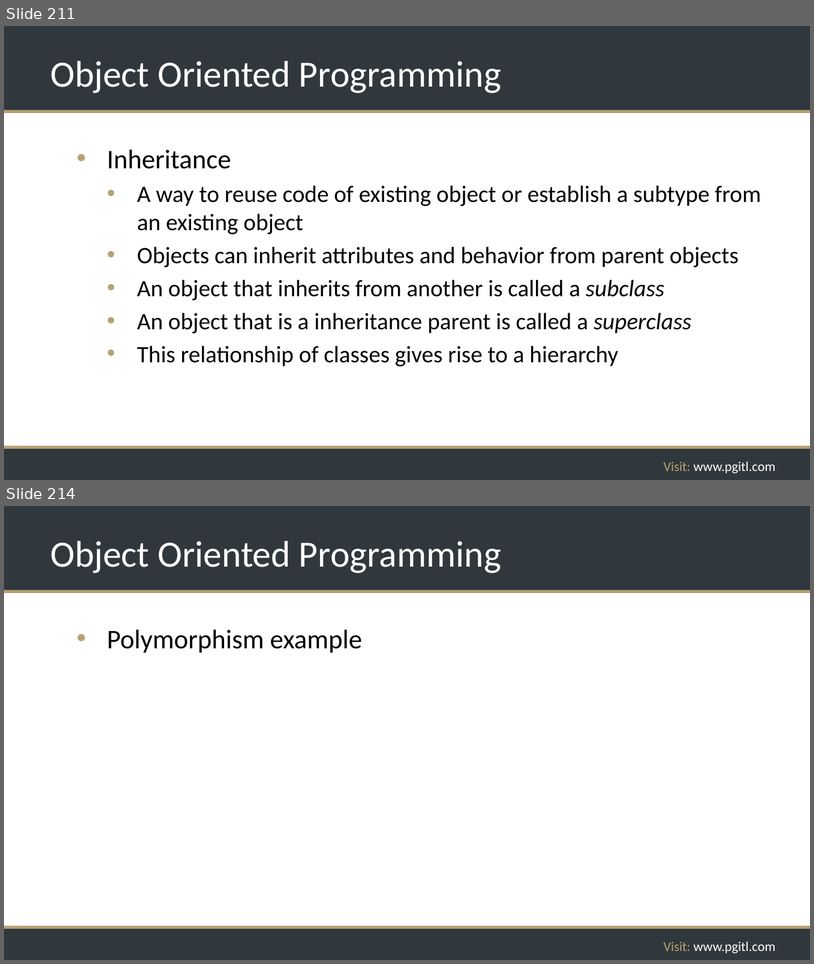
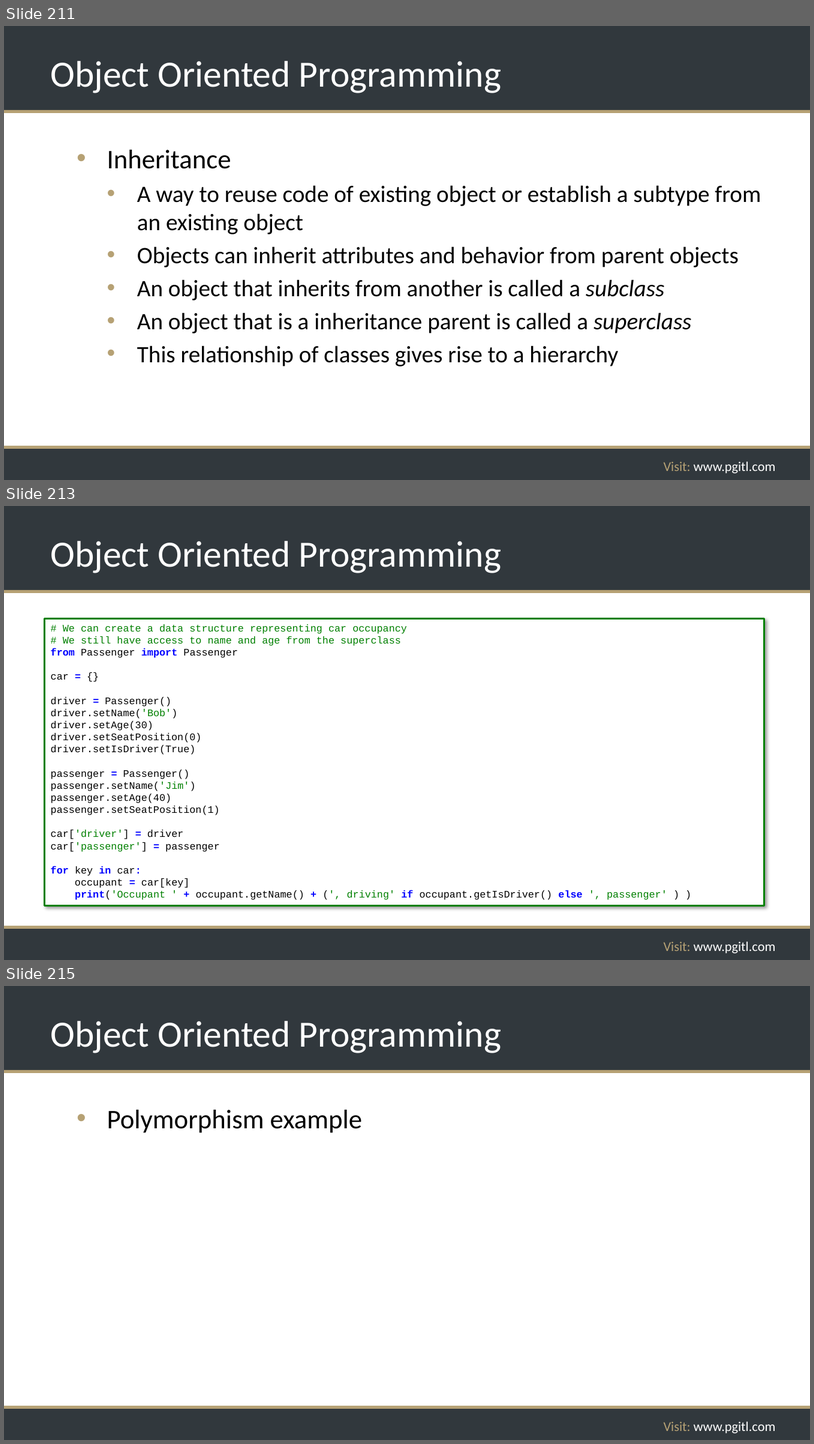
Before and after one commit to rikkouri/project-a, a slide deck: Programming Foundations.pptx. Shown one above the other, each under a label of ours: slides 211 and 214 before the commit, slides 211, 213 and 215 after it; the slides between them are not shown. The pictures are 814x964 and 814x1444 pixels, drawn with LibreOffice and Linux fonts; fonts in the diff are those of the drawing; background and template pictures are left out. Boxes give left, top, right and bottom in pixels: in the first picture for what was removed or moved away, otherwise in the second. Text is boxed around its words. In the diff, an @@ line names an element or a change of style, - is before the commit and + after.

```diff
--- a/Programming Foundations.pptx
+++ b/Programming Foundations.pptx
@@ slide 213 added at <box>4,506,810,960</box>, background #FFFFFF; not listed: 5 template elements that a slide beside it also shows @@
@@ title added at <box>50,541,501,573</box>, 44 pt, text #FFFFFF @@
+Object Oriented Programming
@@ rectangle added at <box>45,619,764,906</box>, fill #FFFFFF, outline #008000 2.25 pt, 12 pt, text #000000 @@
+# We can create a data structure representing car occupancy
+# We still have access to name and age from the superclass
+from Passenger import Passenger
+car = {}
+driver = Passenger()
+driver.setName('Bob')
+driver.setAge(30)
+driver.setSeatPosition(0)
+driver.setIsDriver(True)
+passenger = Passenger()
+passenger.setName('Jim')
+passenger.setAge(40)
+passenger.setSeatPosition(1)
+car['driver'] = driver
+car['passenger'] = passenger
+for key in car:
+occupant = car[key]
+print('Occupant ' + occupant.getName() + (', driving' if occupant.getIsDriver() else ', passenger' ) )
@@ what was slide 214 is now slide 215 @@
```
Also in this commit, not shown: 3 slides changed, 4 other files.
